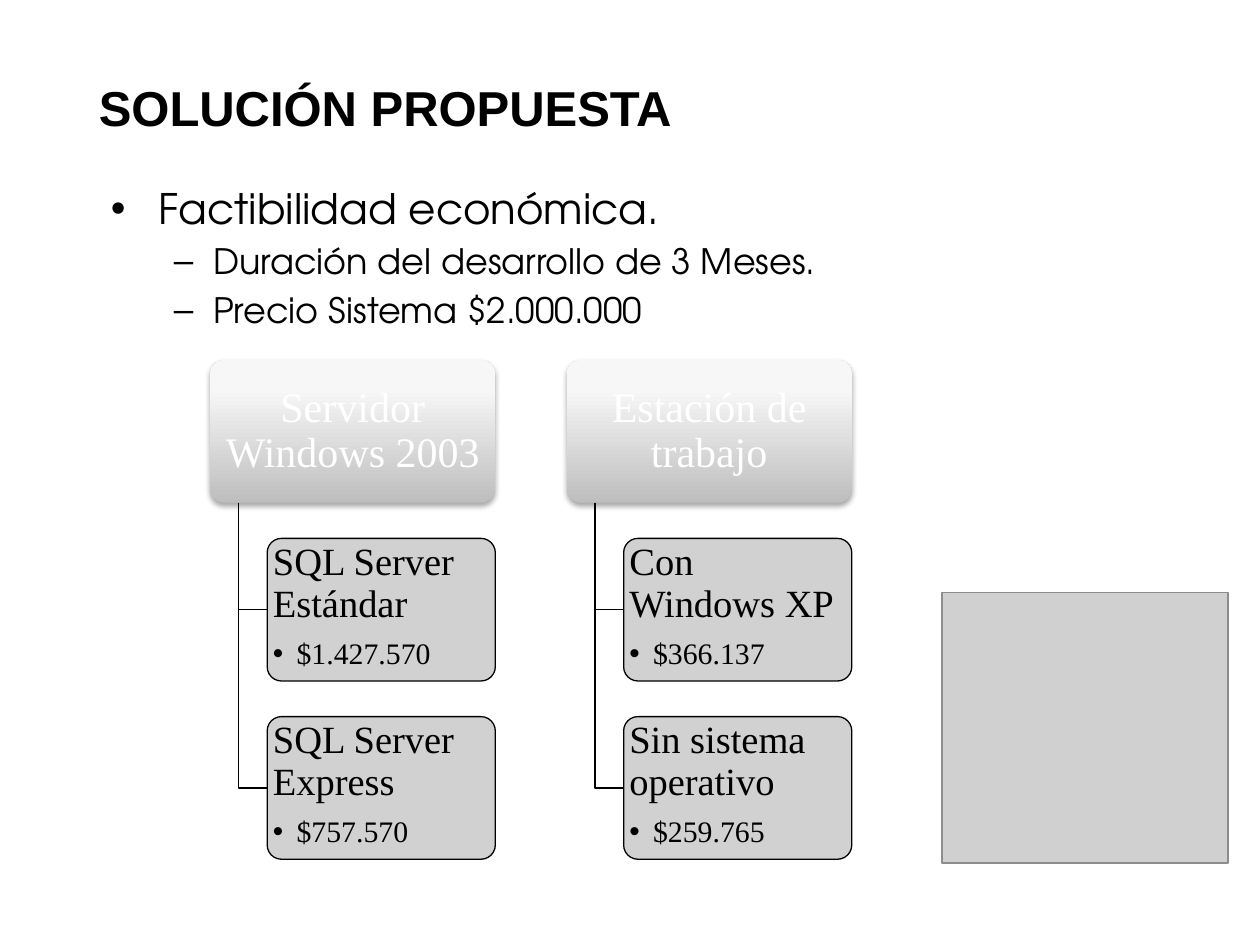
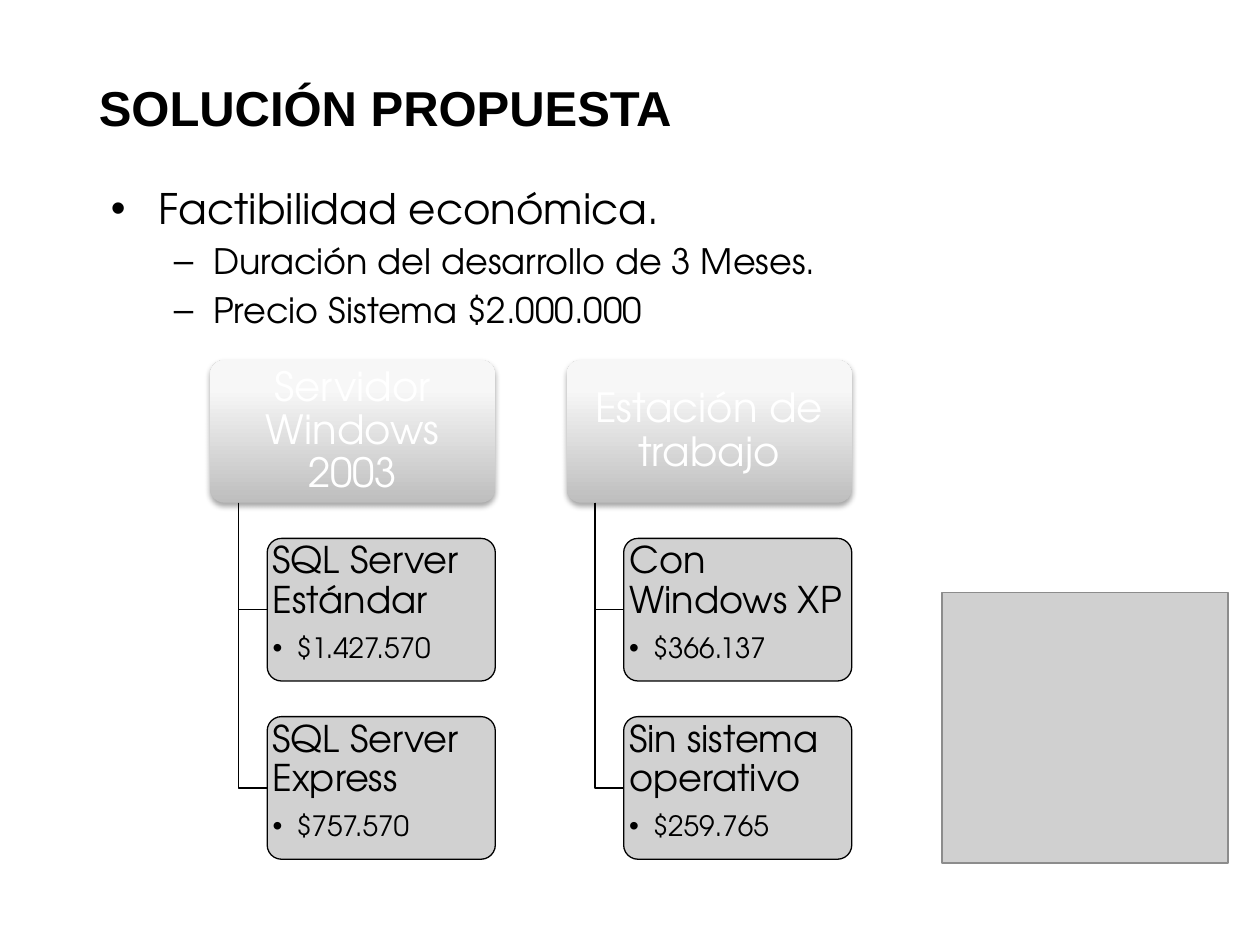
Before and after one commit to saburto/sigset, a slide deck: slide 16 of sigset/documentos/Documentos finales/Presentacion.pptx. Drawn at 1260x945 pixels with LibreOffice and Linux fonts; fonts in the diff are those of the drawing; grey boxes stand for pictures; background and template pictures are left out. Boxes give left, top, right and bottom in pixels: in the first picture for what was removed or moved away, otherwise in the second. Text is boxed around its words. In the diff, an @@ line names an element or a change of style, - is before the commit and + after.

```diff
--- a/sigset/documentos/Documentos finales/Presentacion.pptx
+++ b/sigset/documentos/Documentos finales/Presentacion.pptx
@@ text "Estación de trabajo" at <box>615,248,779,486</box>: size 24 to 23 pt, font Times New Roman to TeX Gyre Adventor @@
@@ text "Servidor Windows 2003" at <box>266,396,439,487</box>: size 24 to 23 pt, font Times New Roman to TeX Gyre Adventor @@
@@ text "SQL Server Estándar" at <box>273,535,459,660</box>: size 22 to 21 pt in "SQL Server Estándar"; font Times New Roman to TeX Gyre Adventor; size 17 to 16 pt in "$1.427.570" @@
@@ text "Con Windows XP" at <box>629,535,842,660</box>: size 22 to 21 pt in "Con Windows XP"; font Times New Roman to TeX Gyre Adventor; size 17 to 16 pt in "$366.137" @@
@@ text "SQL Server Express" at <box>273,713,459,838</box>: size 22 to 21 pt in "SQL Server Express"; font Times New Roman to TeX Gyre Adventor; size 17 to 16 pt in "$757.570" @@
@@ text "Sin sistema operativo" at <box>629,713,818,838</box>: size 22 to 21 pt in "Sin sistema operativo"; font Times New Roman to TeX Gyre Adventor; size 17 to 16 pt in "$259.765" @@
```
Also in this commit, not shown: 2 other slides changed.
